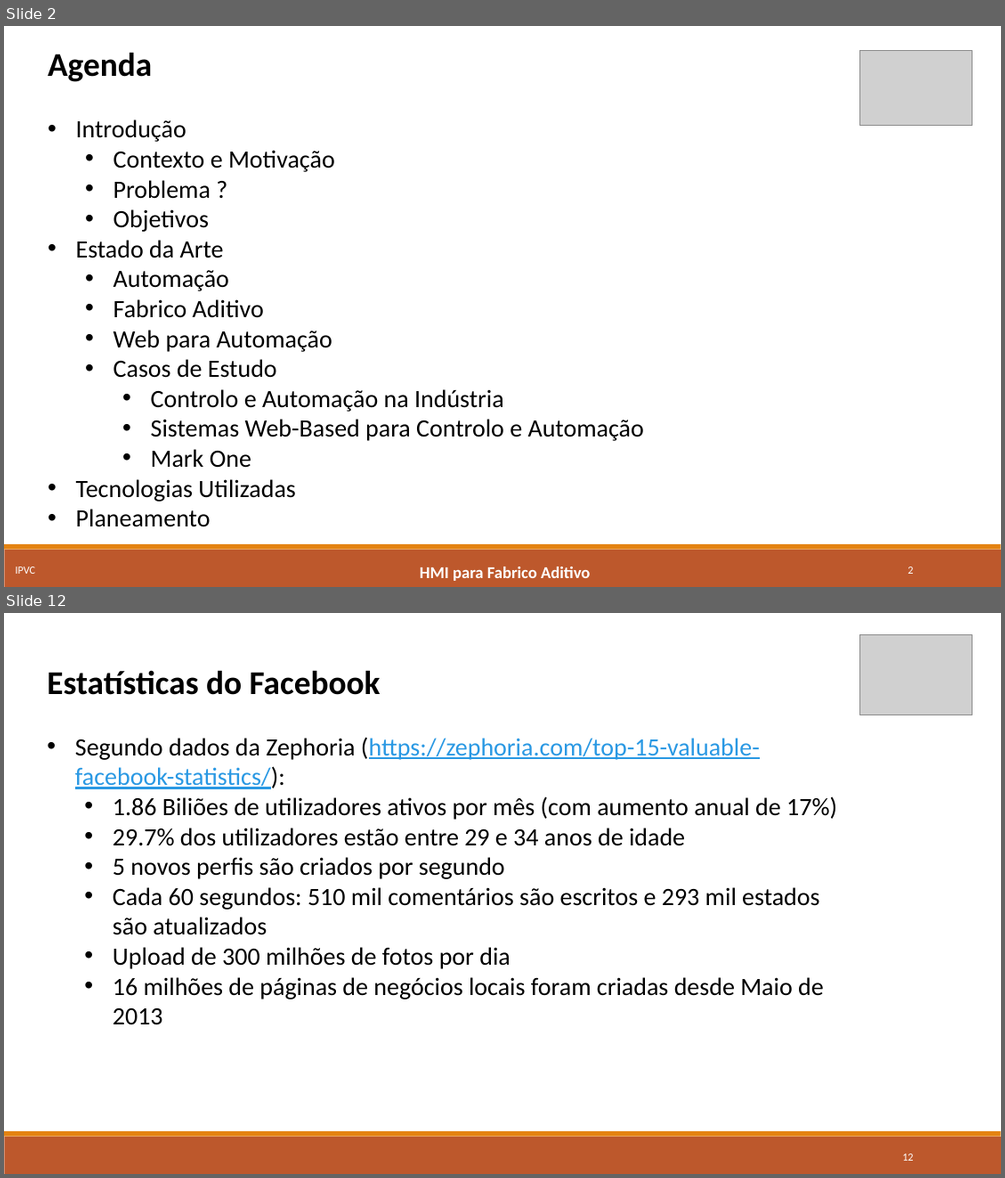
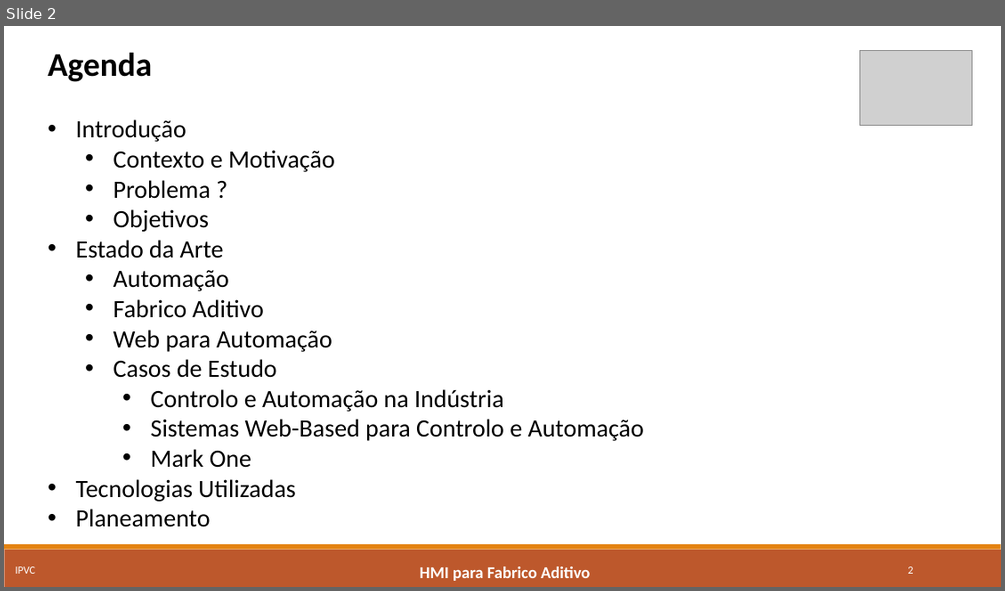
Before and after one commit to marcorlsrodrigues/projeto, a slide deck: Apresentacao Intermedia - Marco Rodrigues.pptx. Shown one above the other, each under a label of ours: slides 2 and 12 before the commit, slide 2 after it; the slides between them are not shown. The pictures are 1005x1178 and 1005x591 pixels, drawn with LibreOffice and Linux fonts; fonts in the diff are those of the drawing; grey boxes stand for pictures. Boxes give left, top, right and bottom in pixels: in the first picture for what was removed or moved away, otherwise in the second. Text is boxed around its words. In the diff, an @@ line names an element or a change of style, - is before the commit and + after.

```diff
--- a/Apresentacao Intermedia - Marco Rodrigues.pptx
+++ b/Apresentacao Intermedia - Marco Rodrigues.pptx
@@ slide 12 removed at bbox=[4, 613, 1001, 1174], background #FFFFFF; not listed: 2 template elements that a slide beside it also shows @@
@@ picture removed at bbox=[860, 634, 972, 715] @@
@@ text removed at bbox=[47, 670, 837, 1025] @@
-Estatísticas do Facebook
-• Segundo dados da Zephoria (https://zephoria.com/top-15-valuable-facebook-statistics/):
-  • 1.86 Biliões de utilizadores ativos por mês (com aumento anual de 17%)
-  • 29.7% dos utilizadores estão entre 29 e 34 anos de idade
-  • 5 novos perfis são criados por segundo
-  • Cada 60 segundos: 510 mil comentários são escritos e 293 mil estados são atualizados
-  • Upload de 300 milhões de fotos por dia
-  • 16 milhões de páginas de negócios locais foram criadas desde Maio de 2013
@@ page number removed at bbox=[902, 1153, 913, 1160] @@
-12
```
Also in this commit, not shown: 4 slides changed, 7 slides added, 6 other slides removed, 4 other files.
